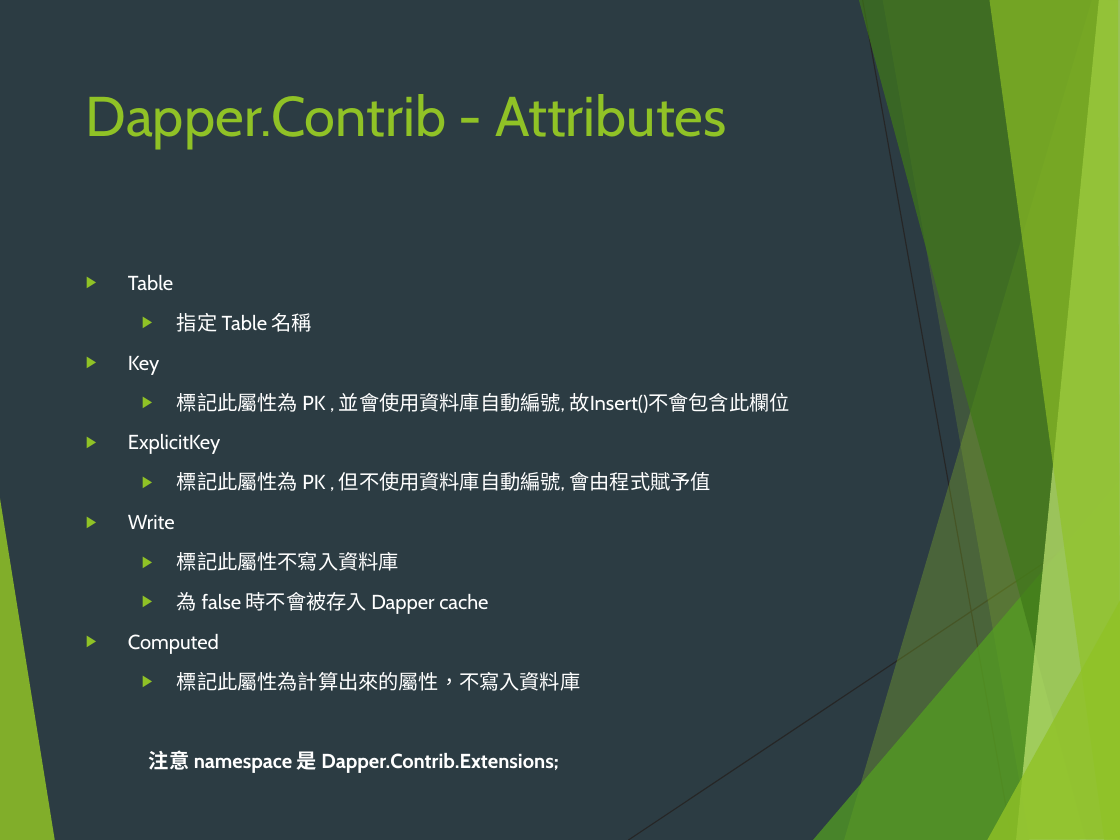
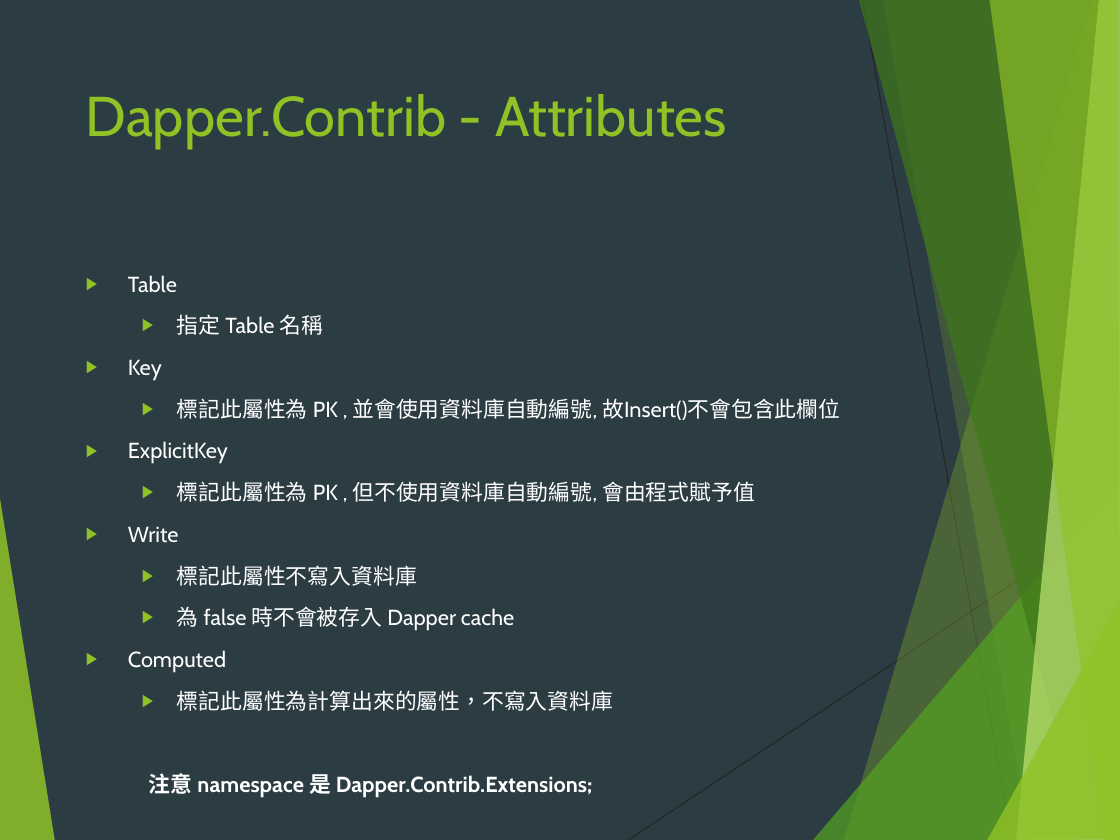
Before and after one commit to bagamoon/dapper-core, a slide deck: slide 13 of Dapper.pptx. Drawn at 1120x840 pixels with LibreOffice and Linux fonts; fonts in the diff are those of the drawing. Boxes give left, top, right and bottom in pixels: in the first picture for what was removed or moved away, otherwise in the second. Text is boxed around its words. In the diff, an @@ line names an element or a change of style, - is before the commit and + after.

```diff
--- a/Dapper.pptx
+++ b/Dapper.pptx
@@ text "Table" at box(128, 275, 840, 798): size 13 to 14 pt @@
```
Also in this commit, not shown: 1 other slide changed, 2 slides added, 6 other files.
